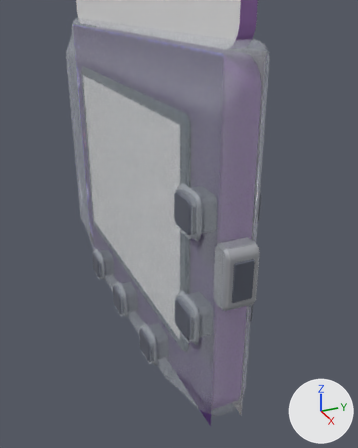
Before and after pictures for a commit that changed the glTF model public/simulator/models/github-mona-badge.glb.
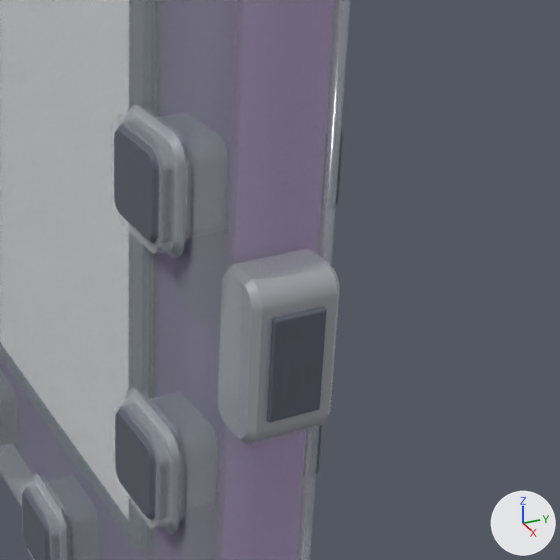
Each version is shown from a 50 mm camera at (0.0828, -0.0294, -0.0111) aimed at (0.0304, -0.0058, -0.0373), then close up on the part from 37% to 96% of the width and 32% to 79% of the height. Every picture has the same lights, and +X, +Y and +Z are marked at lower right. The last two pictures show the newer version. Where no turn or scale is listed for an object, it has been applied to the vertices.

In view in the first close-up: 'Black tactile control down', 'Black tactile control right', 'Black tactile control up', 'Clear molded case from Badgeware CAD', 'Metal button collar down', 'Metal button collar up', 'USB-C outer housing', 'USB-C socket dark' and 1 more.
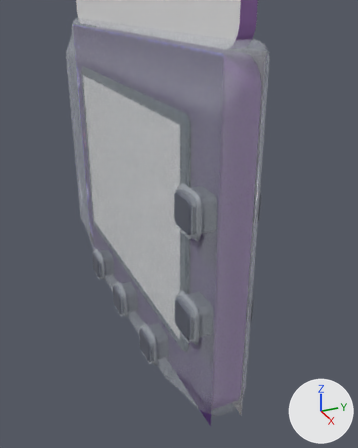
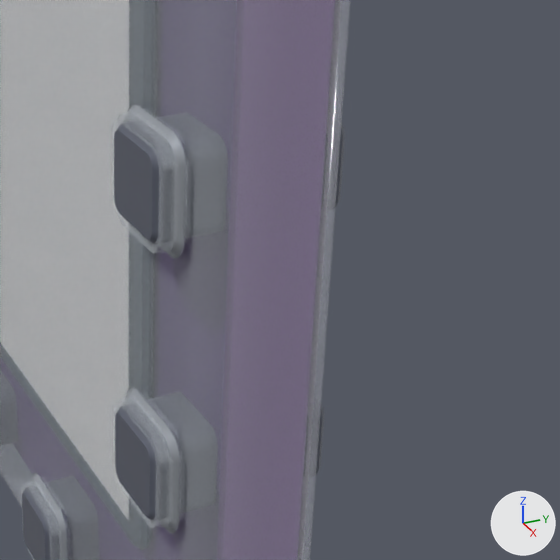
Commit message: Remove the protruding side port from the 3D badge model

Location of each change, (x1, y1, x2, y2) in pixels of the close-ups (560 x 560 px):
```json
{"object": "USB-C outer housing", "change": "deleted", "before": [238, 262, 340, 444]}
{"object": "USB-C socket dark", "change": "deleted", "before": [267, 306, 327, 423]}
```

Scene script edits in JSON lines:
```json
{"op": "remove", "block": "ob_usb_c_outer_housing", "code": ["ob_usb_c_outer_housing = bpy.data.objects.new('USB-C outer housing', me_usb_c_outer_housing)", "ob_usb_c_outer_housing.location = (0.0, 0.0, 0.00382)"]}
{"op": "remove", "block": "ob_usb_c_socket_dark", "code": ["ob_usb_c_socket_dark = bpy.data.objects.new('USB-C socket dark', me_usb_c_socket_dark)", "ob_usb_c_socket_dark.location = (0.0, 0.0, 0.00382)"]}
```
